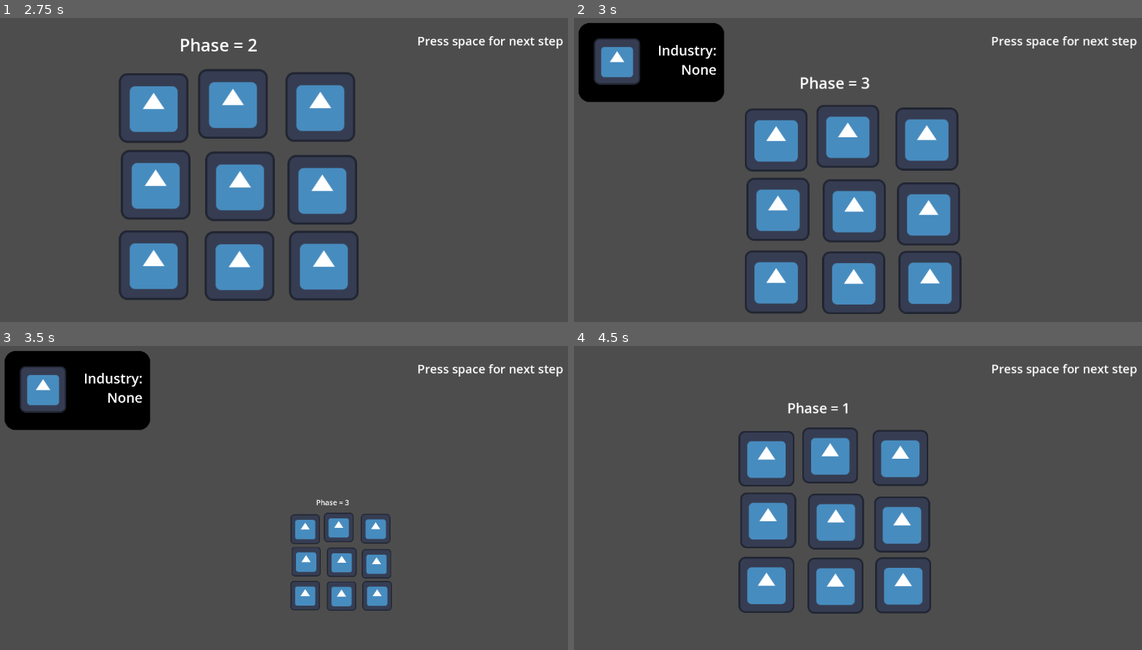
Above: before the commit, frames 1-4 (two rows, left to right).
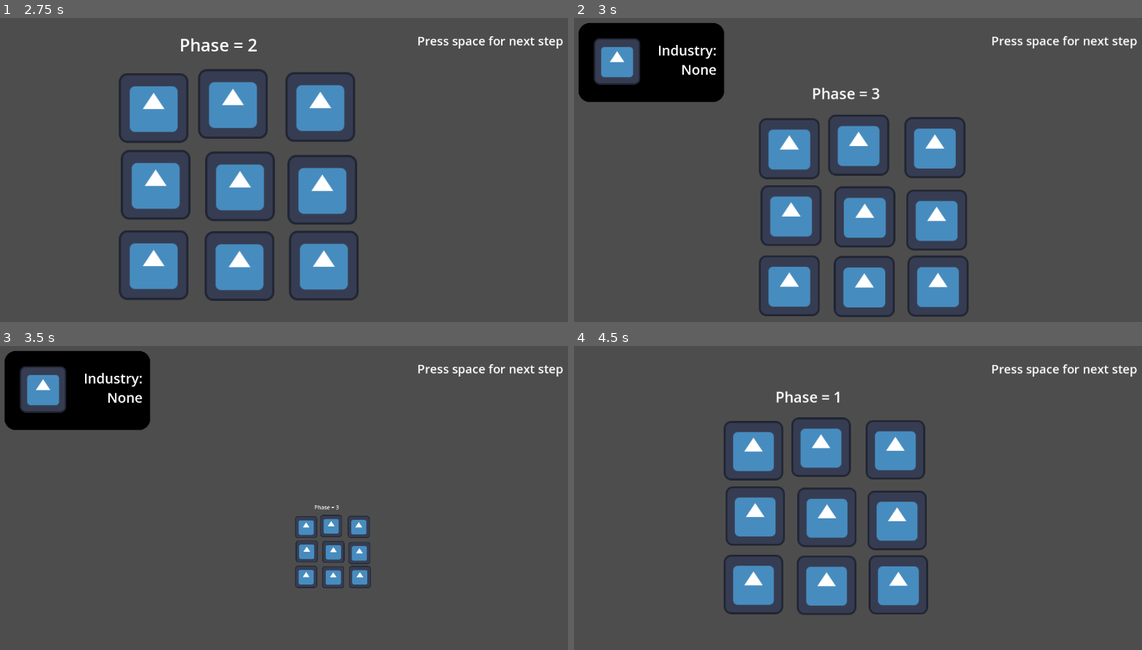
Above: after the commit, the same moments.

Repository: mccoogp/WeatherInc
Game: Godot game, scene res://world.tscn
Same seed, same stepped clock (60 frames per second), same inputs: the game is played once before the commit and once after it. The engine's default icon, where the game draws it, is replaced by a stand-in: a white triangle on a blue panel in a dark square.
Inputs (mouse positions are in pixels of both pictures, inside the frame that each line leads up to):
- Up to frame 1 (2.75 s): tap Space at 0.5, 0.77, 1.25, 1.52, 2 s; move the mouse to (414, 160) at 0.52 s; click (414, 160) at 0.67 s; move the mouse to (170, 194) at 1.27 s; click (170, 194) at 1.42 s; move the mouse to (346, 106) at 2.02 s; click (346, 106) at 2.17 s
- Up to frame 2 (3 s): tap Space at 2.75 s; move the mouse to (835, 242) at 2.77 s; click (835, 242) at 2.92 s
- Up to frame 3 (3.5 s): tap Space at 3.02 s
- Up to frame 4 (4.5 s): tap Space at 3.5, 3.77, 4.25 s; move the mouse to (1034, 555) at 3.52 s; click (1034, 555) at 3.67 s; move the mouse to (687, 458) at 4.27 s; click (687, 458) at 4.42 s

Frame 1 is identical in both runs. In frame 2, 13% of the frame differs, in the area x 30-100%, y 5-99%; in frame 3, 3.4%; in frame 4, 10%.

Commit message:
Update world.gd

Diff:
--- a/world.gd
+++ b/world.gd
@@ -58,10 +58,10 @@
 
 	#print($Camera2D.zoom, $Camera2D.position)
 	#print(camerazoom, cameracenter)
-	$Camera2D.position.x += (cameracenter.x - $Camera2D.position.x)/20
-	$Camera2D.position.y += (cameracenter.y - $Camera2D.position.y)/20
-	$Camera2D.zoom.x += (camerazoom - $Camera2D.zoom.x)/40
-	$Camera2D.zoom.y += (camerazoom - $Camera2D.zoom.y)/40
+	$Camera2D.position.x += (cameracenter.x - $Camera2D.position.x)/15
+	$Camera2D.position.y += (cameracenter.y - $Camera2D.position.y)/15
+	$Camera2D.zoom.x += (camerazoom - $Camera2D.zoom.x)/30
+	$Camera2D.zoom.y += (camerazoom - $Camera2D.zoom.y)/30
 
 	$Label2.position = $Camera2D.position + Vector2(256, -290)/$Camera2D.zoom.y
 	$Label2.scale = Vector2(1,1)/$Camera2D.zoom.x
